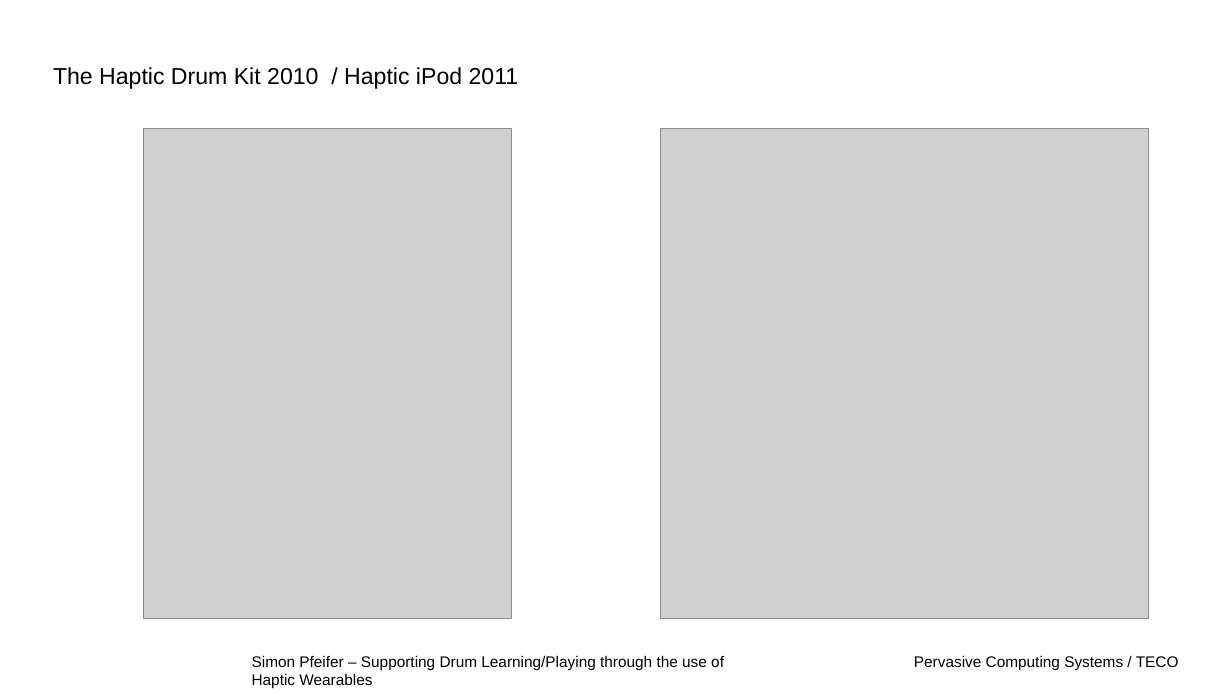
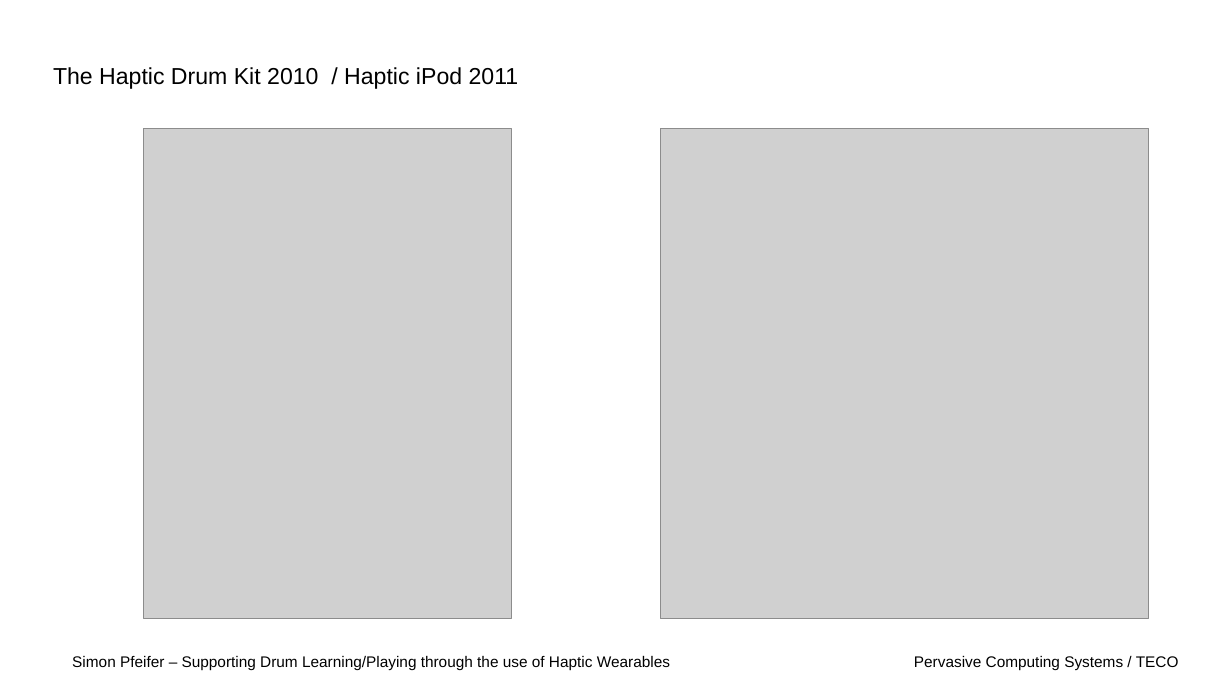
Before and after one commit to Spiemer/proseminar, a slide deck: slide 3 of presentation/presentation.odp. Drawn at 1232x693 pixels with LibreOffice and Linux fonts; fonts in the diff are those of the drawing; grey boxes stand for pictures; background and template pictures are left out. Boxes give left, top, right and bottom in pixels: in the first picture for what was removed or moved away, otherwise in the second. Text is boxed around its words. In the diff, an @@ line names an element or a change of style, - is before the commit and + after.

Commit message:
edited master slides and added haptic guidance system

```diff
--- a/presentation/presentation.odp
+++ b/presentation/presentation.odp
@@ text "Simon Pfeifer – Supporting Drum ..." rewrapped from <box>252,656,724,689</box> to <box>72,656,670,670</box> @@
```
Also in this commit, not shown: 2 other slides changed, 1 slide added, 1 slide removed.
